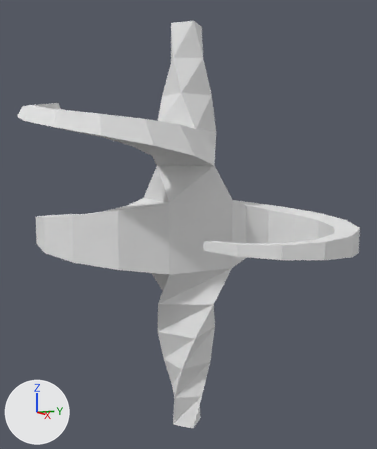
The Blender file L04/l04_blender.blend as it was, and as the next commit left it.
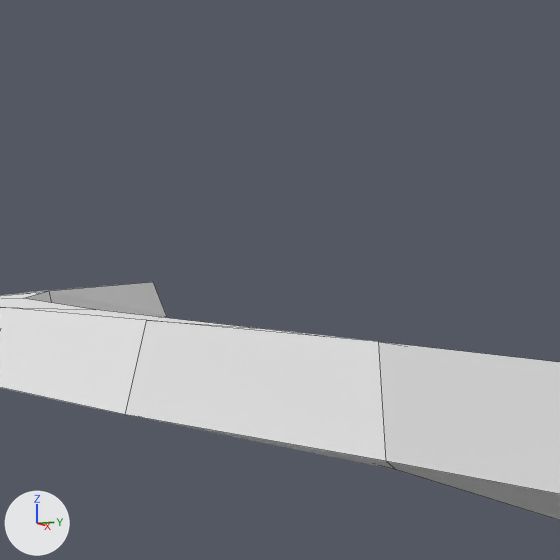
There are two pictures of each version: one whole from a camera (50 mm lens) standing at (14.09, -6.64, 2.15) and looking at (0.12, 0.0, 0.25), one close up on the part from 8% to 35% of the width and 11% to 34% of the height. The lights are fixed; the arrows at lower left show +X, +Y and +Z. The close-ups show mesh edges as thin lines.
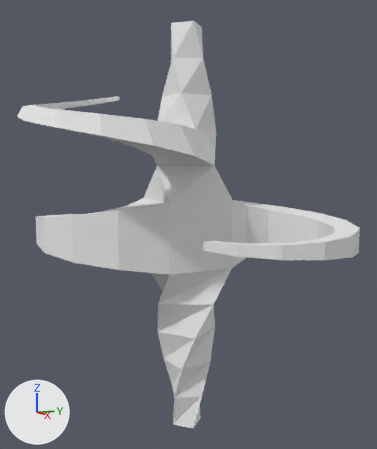
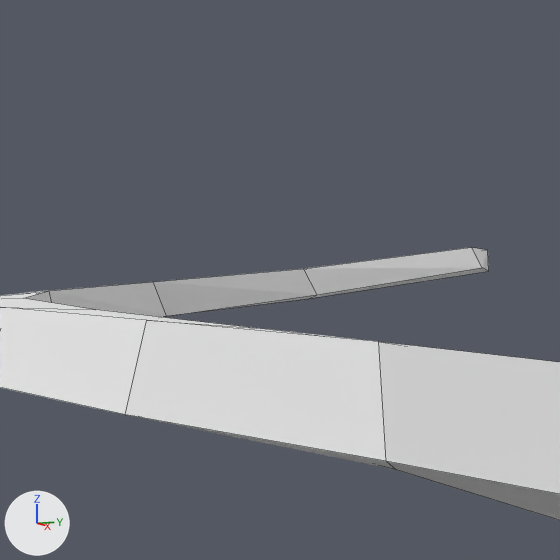
The change, as a diff of the scene's bpy script:
```diff
--- a/L04/l04_blender.blend.py
+++ b/L04/l04_blender.blend.py
@@ me_cube @@
 me_cube.from_pydata(...)  # 164 vertices, 162 faces; spans x -4.4..4.4, y -4.66..4.01, z -6.0..6.0
 # used by ob_cube; location = (0.0, 0.0, 0.0)
 # verts and faces of me_cube; kept vertices keep their numbers, new ones are numbered from 164
 # before: 160 (-2.41, -3.32, 3.68), 161 (-2.15, -3.2, 3.68) at pixel (166, 316), 162 (-2.33, -3.27, 3.86), 163 (-2.1, -3.28, 3.86) at pixel (153, 281)
+# me_cube part 1
+delete_faces([(160, 162, 163, 161)])
+verts[164] = (-2.6, -2.28, 3.86)  # pixel (308, 298)
+verts[165] = (-2.37, -2.29, 3.86)  # pixel (317, 294)
+verts[166] = (-2.52, -2.27, 4.0)
+verts[167] = (-2.36, -2.36, 4.0)  # pixel (303, 268)
+verts[168] = (-2.3, -1.28, 4.03)  # pixel (488, 271)
+verts[169] = (-2.14, -1.37, 4.03)  # pixel (482, 267)
+verts[170] = (-2.24, -1.3, 4.15)  # pixel (487, 250)
+verts[171] = (-2.16, -1.43, 4.15)  # pixel (471, 247)
+faces += [(161, 165, 167, 163), (164, 166, 170, 168), (162, 163, 167, 166), (160, 162, 166, 164), (160, 164, 165, 161), (168, 170, 171, 169)]
+faces += [(164, 168, 169, 165), (165, 169, 171, 167), (166, 167, 171, 170)]
 me_cube.materials.append(mat_material)
```

Location of each change, (x1, y1, x2, y2) in pixels of the close-ups (560 x 560 px):
'Cube', reshaped: before (0, 282, 560, 520); after (0, 247, 560, 520)
part 1 of me_cube, built on: after (153, 247, 489, 316)
